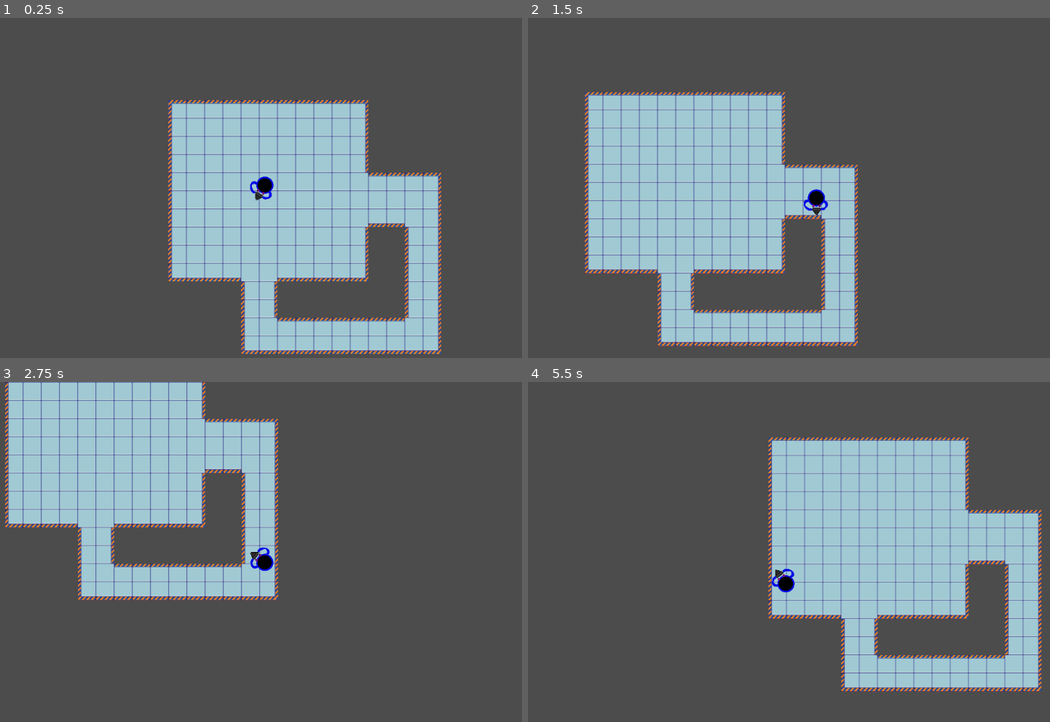
Above: before the commit, frames 1-4 (two rows, left to right).
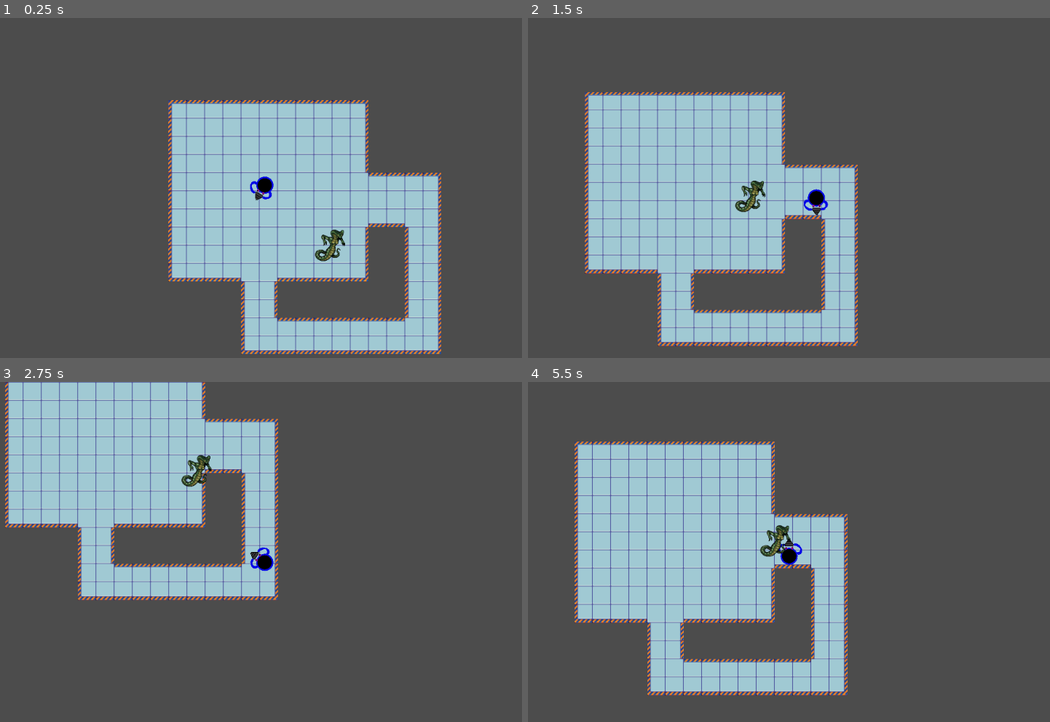
Above: after the commit, the same moments.

Repository: giraffegrenade/top-down-shooter
Game: Godot game, scene res://scenes/Main.tscn
Same seed, same stepped clock (60 frames per second), same inputs: the game is played once before the commit and once after it.
Inputs (mouse positions are in pixels of both pictures, inside the frame that each line leads up to):
- Up to frame 1 (0.25 s): no input
- Up to frame 2 (1.5 s): move the mouse to (919, 171) at 0.52 s; hold Right (ui_right) 0.53-1.28 s; move the mouse to (674, 205) at 1.27 s; hold Down (ui_down) from 1.28 s (still down)
- Up to frame 3 (2.75 s): move the mouse to (318, 477) at 2.02 s; release Down (ui_down) at 2.03 s; hold Right (ui_right) from 2.03 s (still down)
- Up to frame 4 (5.5 s): move the mouse to (762, 620) at 2.77 s; release Right (ui_right) at 2.78 s; hold Up (ui_up) 2.78-3.53 s; move the mouse to (966, 603) at 3.52 s; hold Left (ui_left) 3.53-5.03 s; move the mouse to (616, 501) at 4.27 s; move the mouse to (820, 552) at 5.02 s; hold Down (ui_down) from 5.03 s (still down)

The runs differ from the first frame. In frame 1, 0.3% of the frame differs, in the area x 60-67%, y 62-72%; in frame 2, 0.3%; in frame 3, 0.3%; in frame 4, 53%, in the area x 8-99%, y 16-93%.

Commit message:
Enemy now follows player

Diff:
--- a/TopDownShooter/scenes/Main.tscn
+++ b/TopDownShooter/scenes/Main.tscn
@@ -1,9 +1,10 @@
-[gd_scene load_steps=3 format=2]
+[gd_scene load_steps=4 format=2]
 
 [ext_resource path="res://tilesets/SciFiTileset.tres" type="TileSet" id=1]
 [ext_resource path="res://scenes/Player.tscn" type="PackedScene" id=2]
+[ext_resource path="res://scenes/Naga.tscn" type="PackedScene" id=3]
 
-[node name="Node" type="Node" index="0"]
+[node name="Node" type="Node"]
 
 [node name="TileMap" type="TileMap" parent="." index="0"]
 
@@ -31,3 +32,7 @@
 position = Vector2( 164.517, 154.695 )
 acceleration = 50.0
 max_speed = 300
+
+[node name="Naga" parent="." index="2" instance=ExtResource( 3 )]
+
+position = Vector2( 304, 272 )
--- a/TopDownShooter/scenes/Naga.gd
+++ b/TopDownShooter/scenes/Naga.gd
@@ -3,6 +3,6 @@
 const SPEED = 100.0
 
 func _physics_process(delta):
-    var direction = ($Player.position - position).normalized()
-    var motion = direction * SPEED * delta
-    position += motion
+    var direction = (get_parent().get_node("Player").position - position).normalized()
+    var motion = direction * SPEED
+    move_and_slide(motion)
--- a/TopDownShooter/scenes/Naga.tscn
+++ b/TopDownShooter/scenes/Naga.tscn
@@ -19,14 +19,12 @@
 
 [node name="Sprite" type="Sprite" parent="." index="0"]
 
-position = Vector2( 32, 32 )
 scale = Vector2( 0.8, 0.8 )
 texture = ExtResource( 2 )
 _sections_unfolded = [ "Transform" ]
 
 [node name="CollisionShape2D" type="CollisionShape2D" parent="." index="1"]
 
-position = Vector2( 32.3755, 33.0484 )
 rotation = 0.610865
 shape = SubResource( 1 )
 _sections_unfolded = [ "Transform" ]
